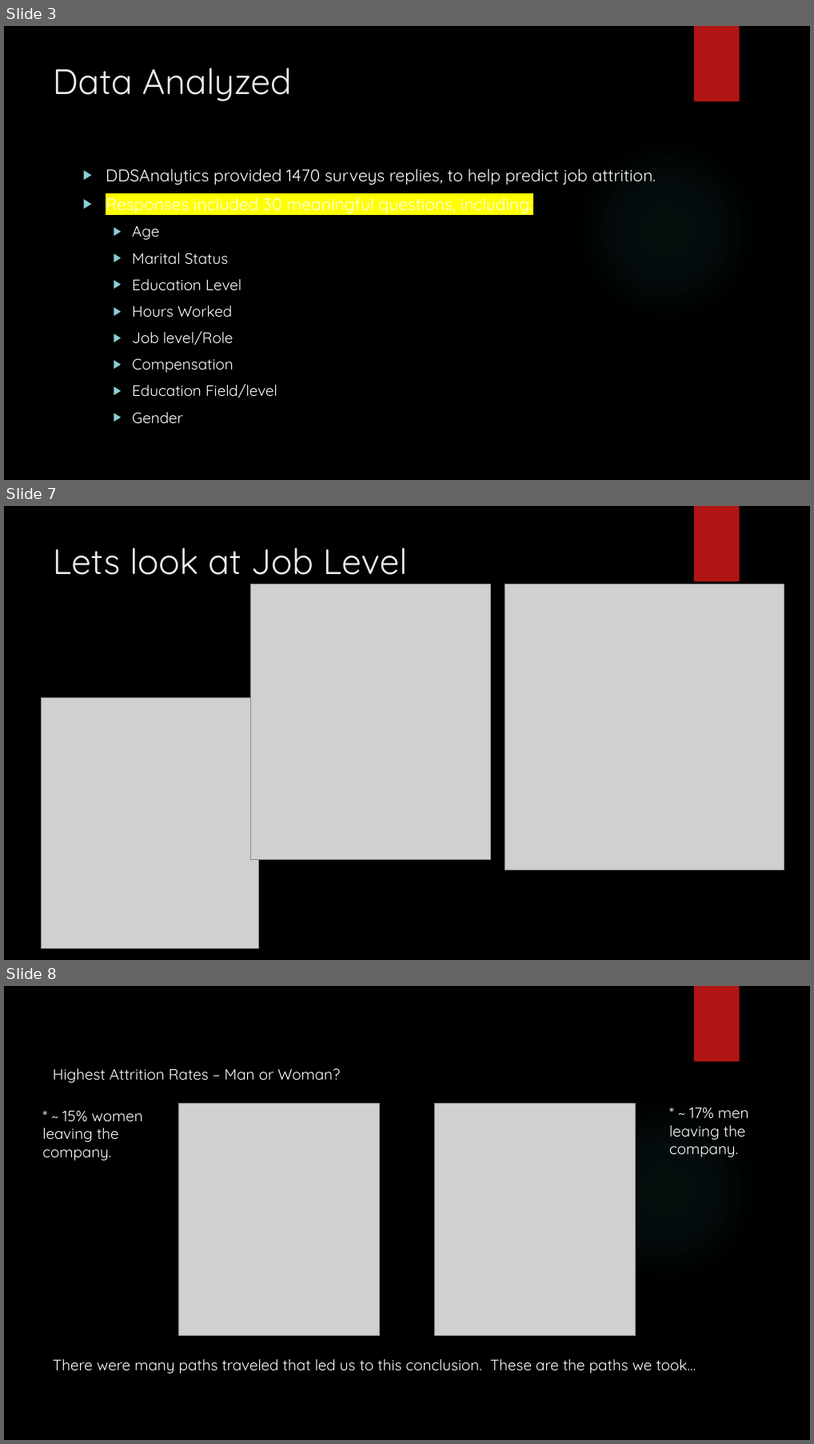
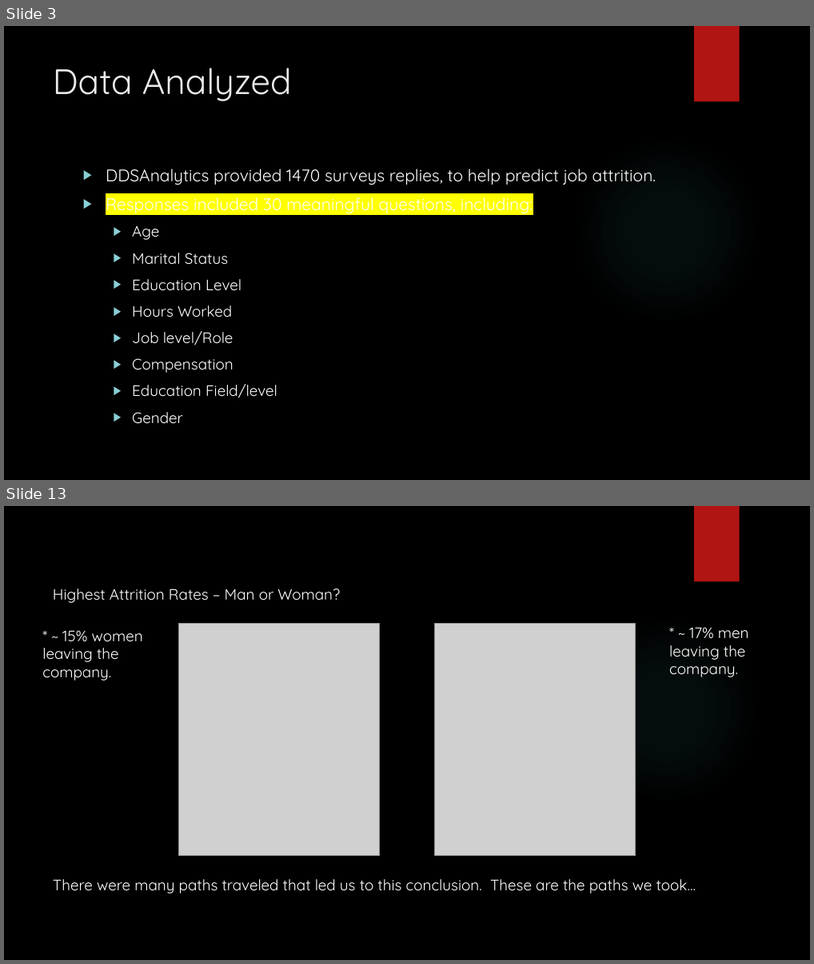
Before and after one commit to vazquezs123/DATA_SCIENCE_CS02, a slide deck: case_study_02_presentation.pptx. Shown one above the other, each under a label of ours: slides 3, 7 and 8 before the commit, slides 3 and 13 after it; the slides between them are not shown. The pictures are 814x1444 and 814x964 pixels, drawn with LibreOffice and Linux fonts; fonts in the diff are those of the drawing; grey boxes stand for pictures; background and template pictures are left out. Boxes give left, top, right and bottom in pixels: in the first picture for what was removed or moved away, otherwise in the second. Text is boxed around its words. In the diff, an @@ line names an element or a change of style, - is before the commit and + after.

```diff
--- a/case_study_02_presentation.pptx
+++ b/case_study_02_presentation.pptx
@@ slide 7 removed at bbox=[4, 506, 810, 960], background picture (left out); not listed: 1 template element that a slide beside it also shows @@
@@ title removed at bbox=[53, 548, 408, 575] @@
-Lets look at Job Level
@@ picture removed at bbox=[251, 584, 491, 859] @@
@@ picture removed at bbox=[505, 584, 784, 869] @@
@@ picture removed at bbox=[41, 697, 258, 948] @@
@@ what was slide 8 is now slide 13 @@
```
Also in this commit, not shown: 2 slides changed, 8 slides added, 3 other slides removed, 1 other file.
